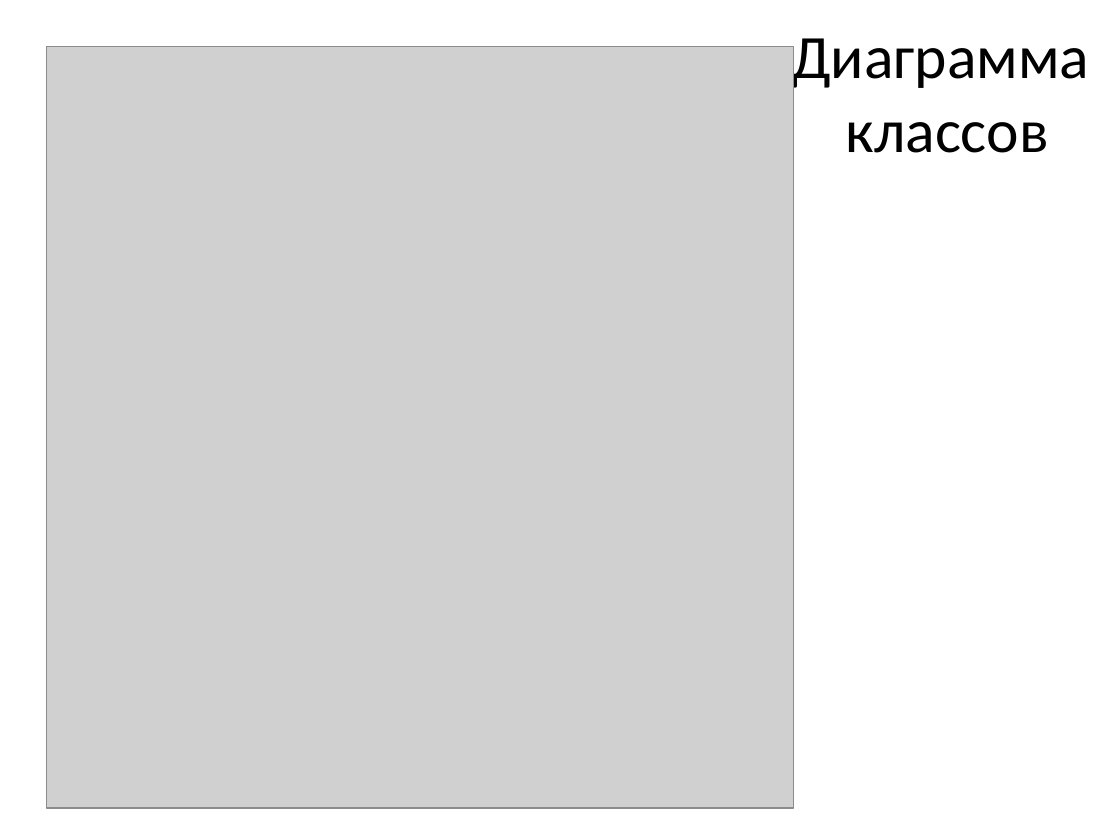
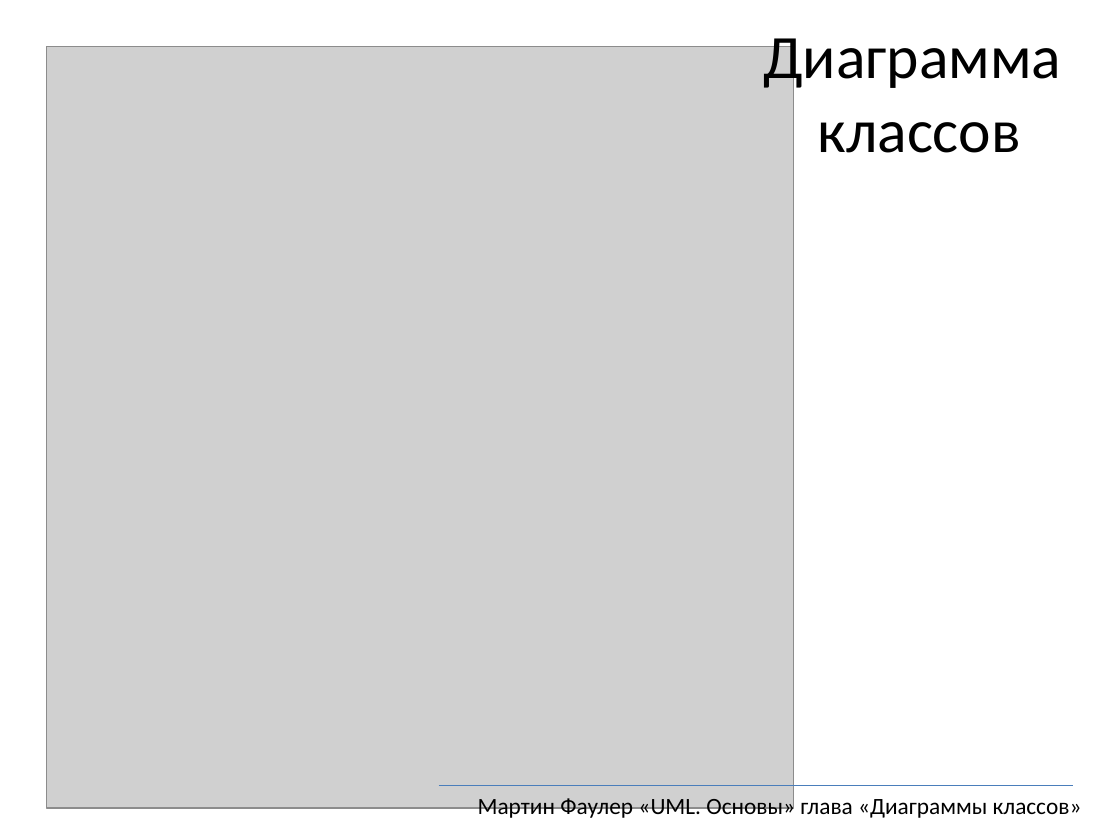
Before and after one commit to russov/cpp_craft_1013, a slide deck: slide 12 of lections/cpp_craft_lec_8_pre.pptx. Drawn at 1120x840 pixels with LibreOffice and Linux fonts; fonts in the diff are those of the drawing; grey boxes stand for pictures. Boxes give left, top, right and bottom in pixels: in the first picture for what was removed or moved away, otherwise in the second. Text is boxed around its words. In the diff, an @@ line names an element or a change of style, - is before the commit and + after.

```diff
--- a/lections/cpp_craft_lec_8_pre.pptx
+++ b/lections/cpp_craft_lec_8_pre.pptx
@@ title "Диаграмма классов": place and size @@
-title "Диаграмма классов" at <box>791,38,1089,153</box>
+title "Диаграмма классов" at <box>763,38,1061,153</box>
@@ line added from (439, 785) to (1073, 785), #4B7EBC 0.75 pt @@
@@ text added at <box>478,794,1082,820</box>, 15 pt, text #000000 @@
+Мартин Фаулер «UML. Основы» глава «Диаграммы классов»
```
Also in this commit, not shown: 3 other slides changed, 6 slides added.
